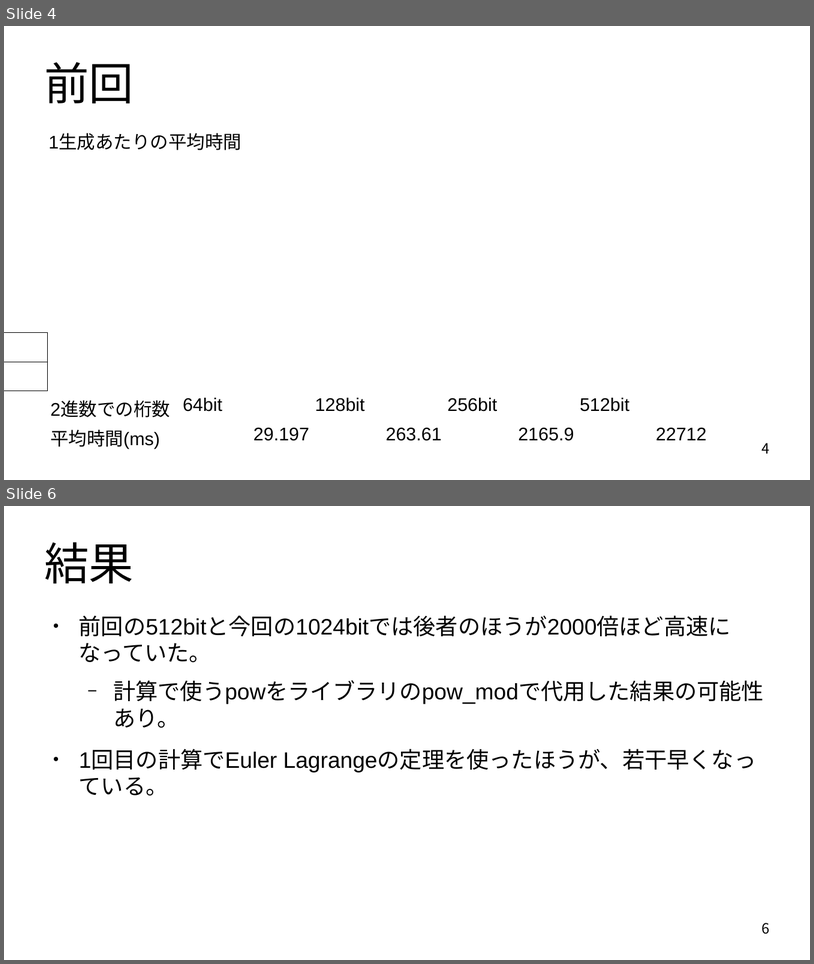
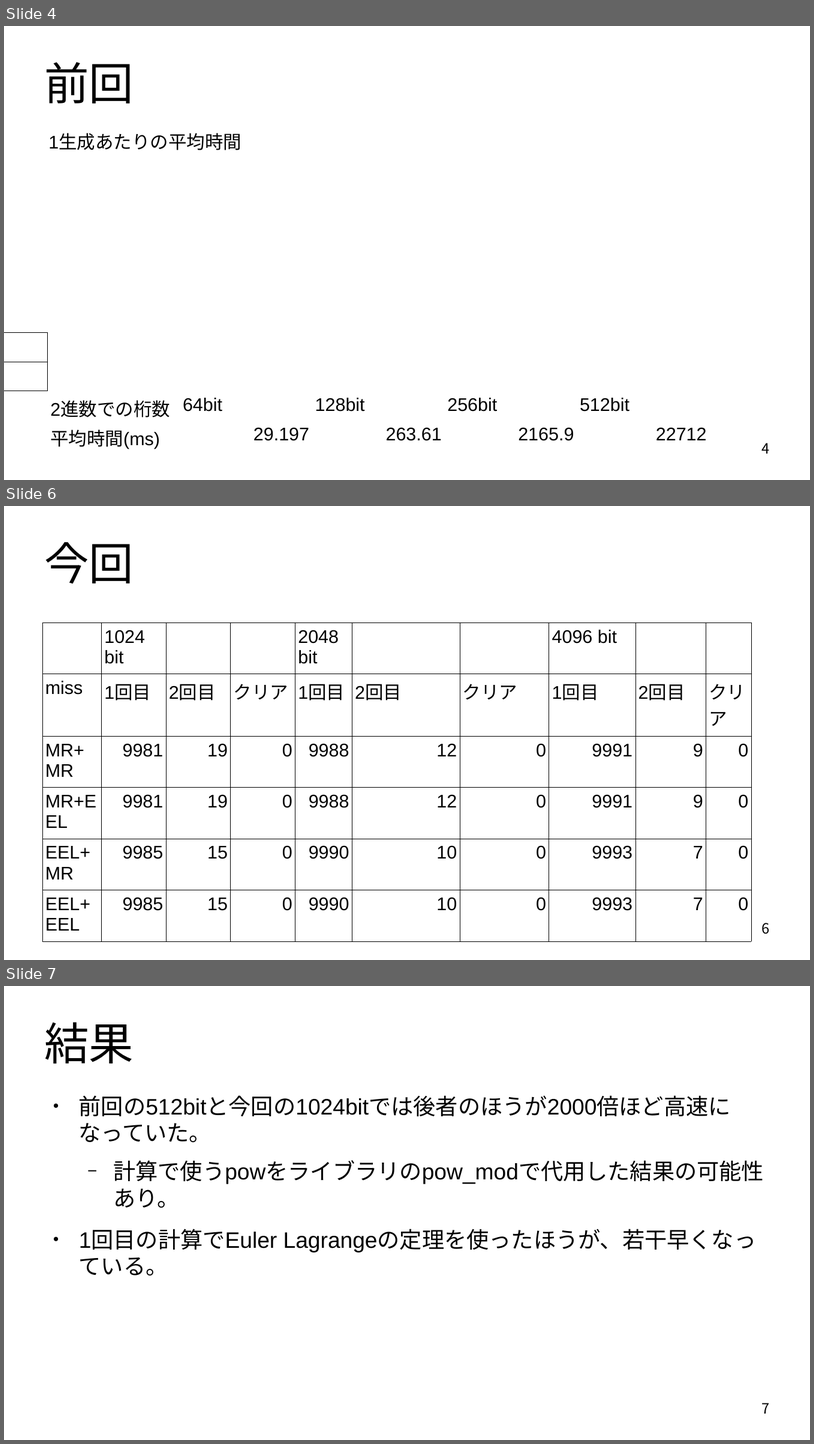
Before and after one commit to donabe8898/prime-test, a slide deck: Impress/1031.odp. Shown one above the other, each under a label of ours: slides 4 and 6 before the commit, slides 4, 6 and 7 after it; the slides between them are not shown. The pictures are 814x964 and 814x1444 pixels, drawn with LibreOffice and Linux fonts; fonts in the diff are those of the drawing. Boxes give left, top, right and bottom in pixels: in the first picture for what was removed or moved away, otherwise in the second. Text is boxed around its words. In the diff, an @@ line names an element or a change of style, - is before the commit and + after.

```diff
--- a/Impress/1031.odp
+++ b/Impress/1031.odp
@@ slide 6 added at bbox=[4, 506, 810, 960], background #FFFFFF @@
@@ title added at bbox=[44, 542, 134, 583], 44 pt, text #000000 @@
+今回
@@ table added at bbox=[42, 622, 751, 933], 6 rows, 10 columns @@
+ | 1024 bit |  |  | 2048 bit |  |  | 4096 bit |  | 
+miss | 1回目 | 2回目 | クリア | 1回目 | 2回目 | クリア | 1回目 | 2回目 | クリア
+MR+MR | 9981 | 19 | 0 | 9988 | 12 | 0 | 9991 | 9 | 0
+MR+EEL | 9981 | 19 | 0 | 9988 | 12 | 0 | 9991 | 9 | 0
+EEL+MR | 9985 | 15 | 0 | 9990 | 10 | 0 | 9993 | 7 | 0
+EEL+EEL | 9985 | 15 | 0 | 9990 | 10 | 0 | 9993 | 7 | 0
@@ page number added at bbox=[762, 922, 770, 934], 14 pt, text #000000 @@
+6
@@ what was slide 6 is now slide 7 @@
@@ page number at bbox=[762, 1402, 770, 1413]: text changed @@
-6
+7
```
Also in this commit, not shown: 3 slides changed, 1 other file.
